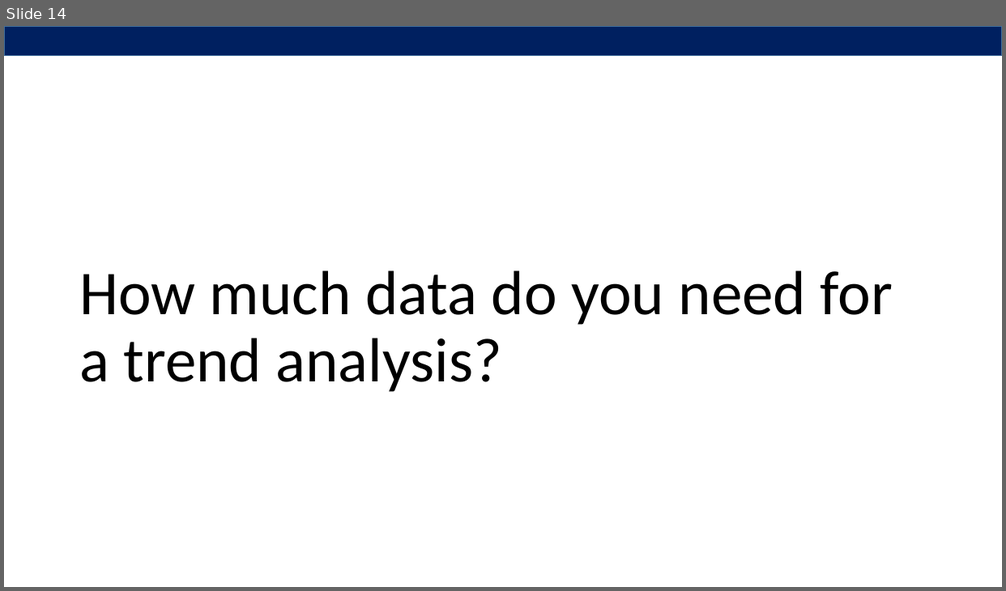
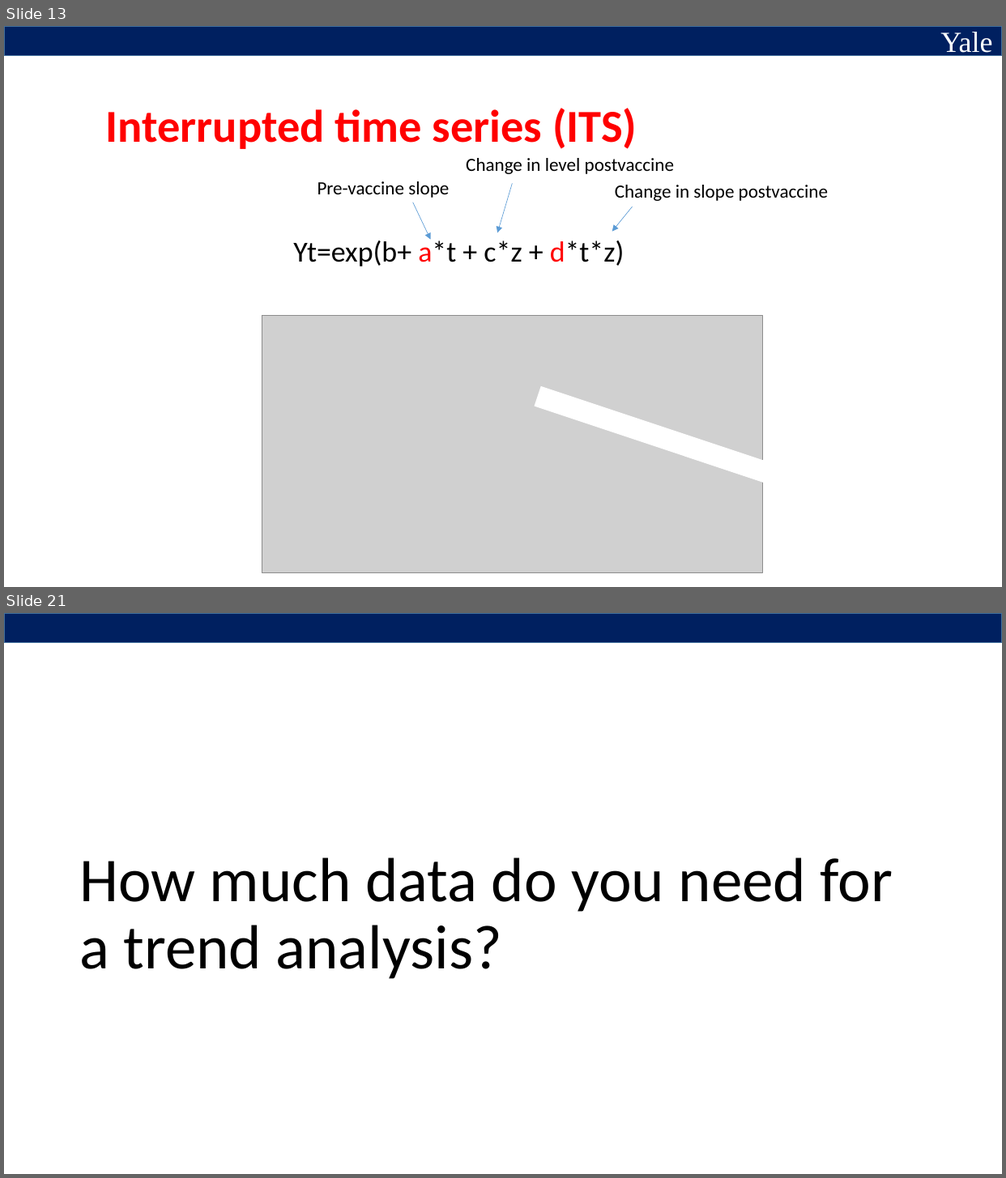
Before and after one commit to YalePublicHealthSurveillance/YaleIntroPublicHealthSurveillance.github.io, a slide deck: Slides/Slides for Video 3.pptx. Shown one above the other, each under a label of ours: slide 14 before the commit, slides 13 and 21 after it; the slides between them are not shown. The pictures are 1006x591 and 1006x1178 pixels, drawn with LibreOffice and Linux fonts; fonts in the diff are those of the drawing; grey boxes stand for pictures. Boxes give left, top, right and bottom in pixels: in the first picture for what was removed or moved away, otherwise in the second. Text is boxed around its words. In the diff, an @@ line names an element or a change of style, - is before the commit and + after.

```diff
--- a/Slides/Slides for Video 3.pptx
+++ b/Slides/Slides for Video 3.pptx
@@ slide 13 added at [4,26,1002,587], background #FFFFFF; not listed: 1 template element that a slide beside it also shows @@
@@ text added at [940,32,992,58], 28 pt, text #FFFFFF @@
+Yale
@@ text added at [106,108,637,149], 44 pt, text #FF0000, bold @@
+Interrupted time series (ITS)
@@ text added at [466,158,674,174], 18 pt, text #000000 @@
+Change in level postvaccine
@@ text added at [317,182,449,198], 18 pt, text #000000 @@
+Pre-vaccine slope
@@ arrow added from (513, 183) to (497, 233), #5B9BD5 0.5 pt @@
@@ text added at [615,185,828,201], 18 pt, text #000000 @@
+Change in slope postvaccine
@@ arrow added from (413, 203) to (431, 239), #5B9BD5 0.5 pt @@
@@ arrow added from (632, 207) to (612, 232), #5B9BD5 0.5 pt @@
@@ text added at [293,237,624,267], 28 pt, text #000000 @@
+    Yt=exp(b+ a*t + c*z + d*t*z)
@@ picture added at [262,316,762,574] @@
@@ rectangle added at [535,387,825,501], fill #FFFFFF, outline #FFFFFF 1 pt @@
@@ what was slide 14 is now slide 21 @@
```
Also in this commit, not shown: 9 slides changed, 8 other slides added, 1 slide removed, 1 other file.
